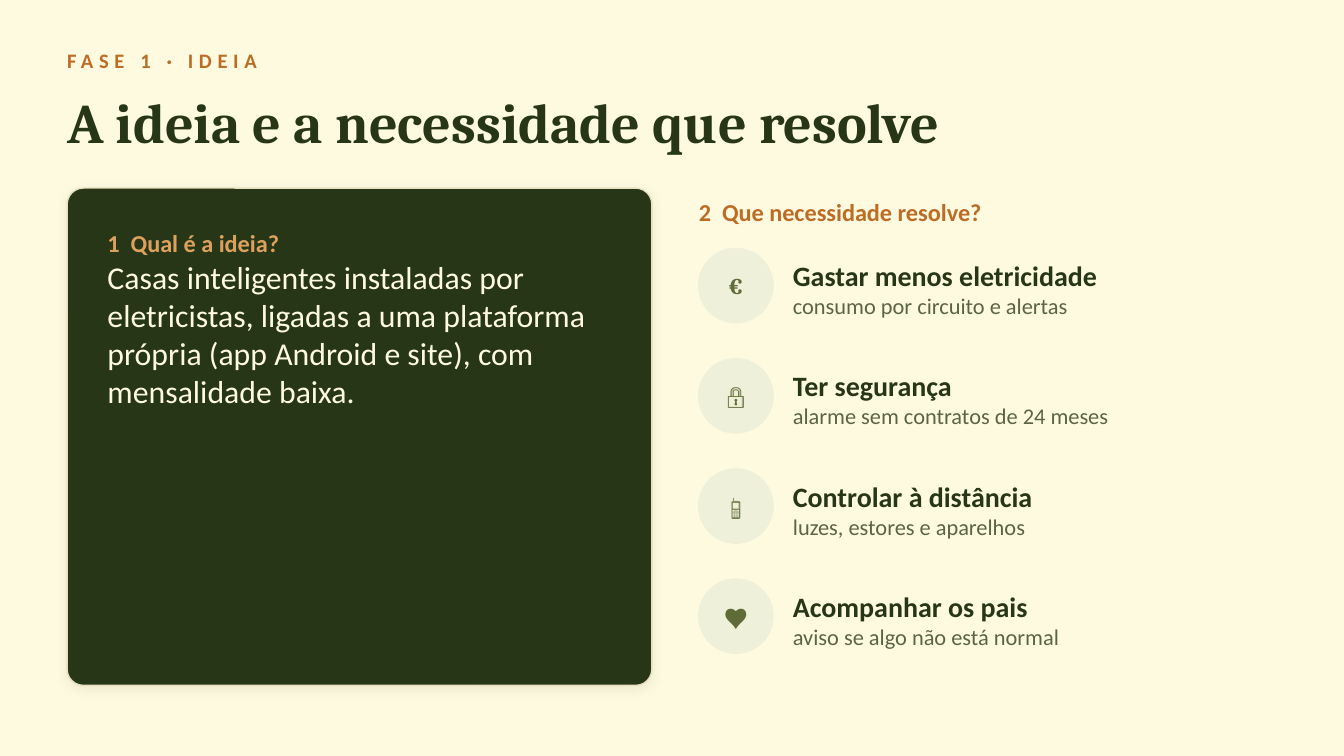
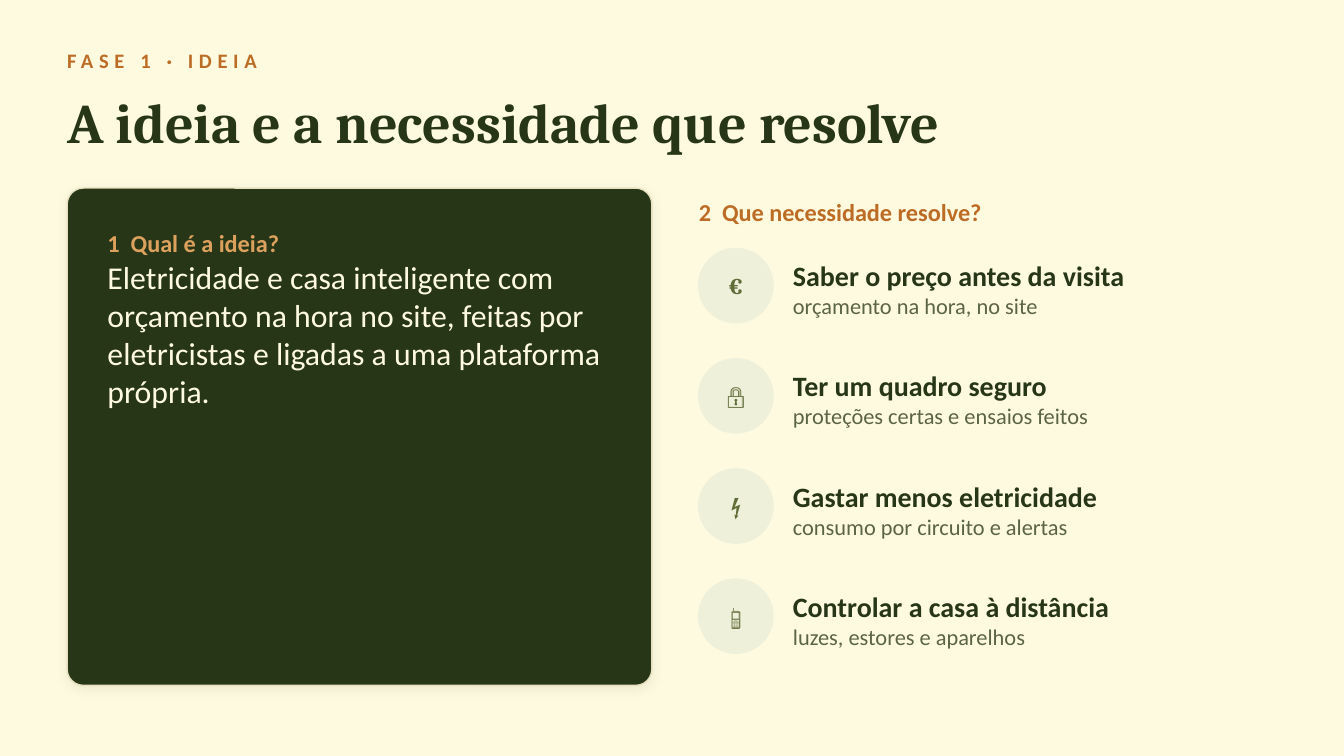
Before and after one commit to ruibraganca2014-coder/marketing-saas, a slide deck: slide 3 of domus-energia/negocio/Domus_Energia_Ideia_de_Negocio.pptx. Drawn at 1344x756 pixels with LibreOffice and Linux fonts; fonts in the diff are those of the drawing. Boxes give left, top, right and bottom in pixels: in the first picture for what was removed or moved away, otherwise in the second. Text is boxed around its words. In the diff, an @@ line names an element or a change of style, - is before the commit and + after.

```diff
--- a/domus-energia/negocio/Domus_Energia_Ideia_de_Negocio.pptx
+++ b/domus-energia/negocio/Domus_Energia_Ideia_de_Negocio.pptx
@@ text at (107, 267, 601, 408): text changed @@
-Casas inteligentes instaladas por eletricistas, ligadas a uma plataforma própria (app Android e site), com mensalidade baixa.
+Eletricidade e casa inteligente com orçamento na hora no site, feitas por eletricistas e ligadas a uma plataforma própria.
@@ text at (793, 266, 1124, 318): text changed; size 12 to 15 pt; text colour #5C6446 to #283618; bold on @@
-Gastar menos eletricidade
-consumo por circuito e alertas
+Saber o preço antes da visita
+orçamento na hora, no site
@@ text at (793, 376, 1087, 428): text changed @@
-Ter segurança
-alarme sem contratos de 24 meses
+Ter um quadro seguro
+proteções certas e ensaios feitos
@@ text at (699, 469, 773, 543): text changed @@
-📱
+⚡
@@ text at (793, 487, 1097, 539): text changed @@
-Controlar à distância
-luzes, estores e aparelhos
+Gastar menos eletricidade
+consumo por circuito e alertas
@@ text at (699, 579, 773, 653): text changed @@
-♥
+📱
@@ text at (793, 597, 1109, 649): text changed; size 12 to 15 pt; text colour #5C6446 to #283618; bold on @@
-Acompanhar os pais
-aviso se algo não está normal
+Controlar a casa à distância
+luzes, estores e aparelhos
```
Also in this commit, not shown: 11 other slides changed, 1 slide added, 4 other files.
